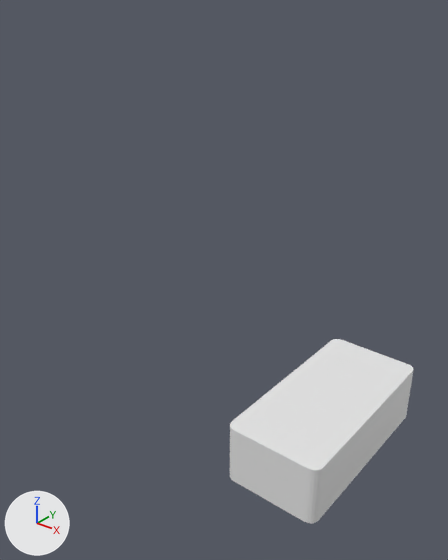
The Blender file model/liger.blend as it was, and as the next commit left it.
The view is the same before and after, from a camera (50 mm lens) standing at (108.7, -146.3, 123.5) and looking at (-0.4, -9.9, 38.9). Lighting does not change. The marker at lower left points along +X, +Y and +Z.

Script lines for the objects in view, before the commit:
```python
me_cube = bpy.data.meshes.new('Cube')
me_cube.from_pydata(...)  # 48 vertices, 26 faces; spans x -16.0..16.0, y -33.0..33.0, z -5.0..15.0
me_gfci_wallplate_singlegang = bpy.data.meshes.new('GFCI WallPlate SingleGang')
me_gfci_wallplate_singlegang.from_pydata(...)  # 334 vertices, 676 faces; spans x -34.8..34.8, y -56.9..56.9, z 0.0..6.5
ob_gfci_wallplate_singlegang = bpy.data.objects.new('GFCI WallPlate SingleGang', me_gfci_wallplate_singlegang)
ob_gfci_wallplate_singlegang.location = (31.4, 3.7, 0.0)
ob_gfci_wallplate_singlegang.rotation_euler = (3.142, 0.0, 0.0)  # degrees (180, 0, 0)
ob_gfci_wallplate_singlegang.hide_viewport = True
ob_housing = bpy.data.objects.new('housing', me_cube)
ob_housing.location = (31.7, 3.8, -12.8)
```
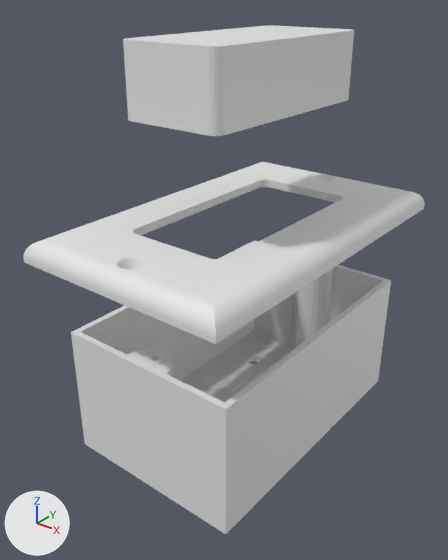
What differs and where, as boxes [x1, y1, x2, y2] in the pictures (448 x 560 px):
```json
{"object": "1Gang", "change": "added", "after": [71, 240, 391, 534]}
{"object": "housing", "change": "moved", "before": [230, 339, 414, 524], "after": [123, 25, 354, 136]}
{"object": "GFCI WallPlate SingleGang", "change": "shown", "after": [23, 162, 424, 344]}
```

Edits to the scene script, one JSON object a line:
```json
{"op": "add", "block": "me_1gang", "code": ["me_1gang = bpy.data.meshes.new('1Gang')", "me_1gang.from_pydata(...)  # 356 vertices, 724 faces; spans x -30.2..30.2, y -47.5..47.5, z -17.1..26.4"]}
{"op": "set", "path": "ob_housing.location", "old": "(31.7, 3.8, -12.8)", "new": "(0.0, 0.0, 94.9)"}
{"op": "set", "path": "ob_gfci_wallplate_singlegang.rotation_euler", "old": "(3.142, 0.0, 0.0)", "new": "(0.0, 0.0, 0.0)", "note": "degrees (180, 0, 0) -> degrees (0, 0, 0)"}
{"op": "remove", "block": "ob_gfci_wallplate_singlegang", "code": "ob_gfci_wallplate_singlegang.hide_viewport = True"}
{"op": "set", "path": "ob_gfci_wallplate_singlegang.location", "old": "(31.4, 3.7, 0.0)", "new": "(0.0, 0.0, 51.7)"}
{"op": "add", "block": "ob_1gang", "code": ["ob_1gang = bpy.data.objects.new('1Gang', me_1gang)", "ob_1gang.location = (0.0, 0.0, 0.0)"]}
```
